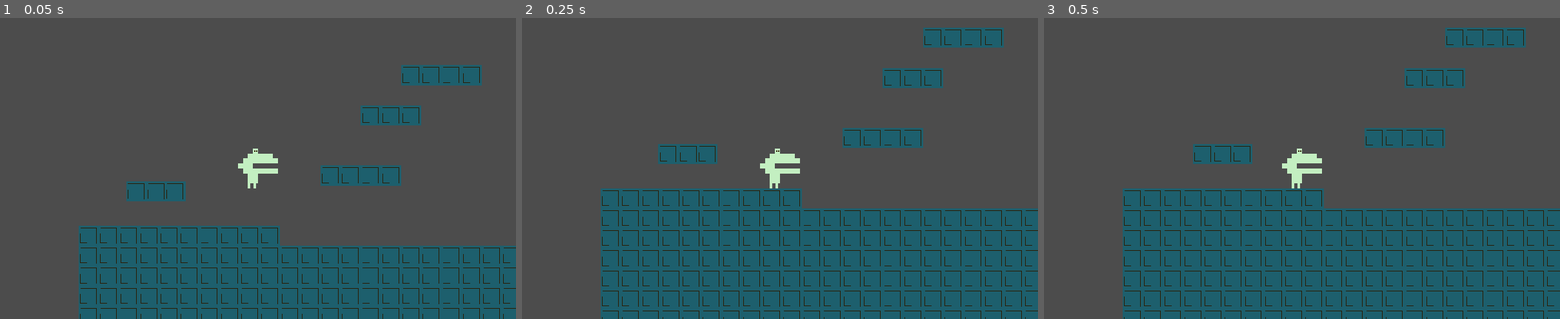
Above: before the commit, frames 1-3 (left to right).
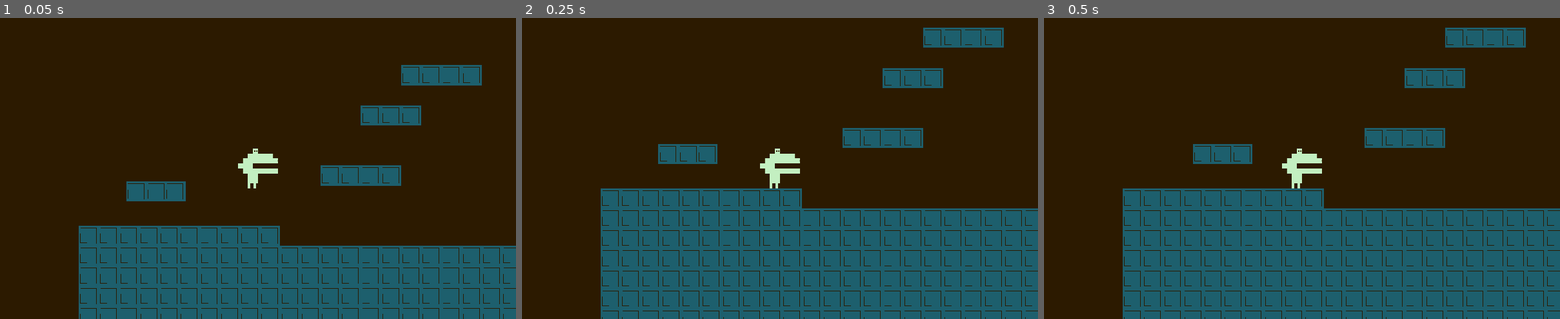
Above: after the commit, the same moments.

Repository: A-Sandwich/Godot-Wild-Jam-42-Ancient
Game: Godot game, scene res://Levels/Level1.tscn
Same seed, same stepped clock (60 frames per second), same inputs: the game is played once before the commit and once after it.
Inputs:
- Up to frame 1 (0.05 s): no input
- Up to frame 2 (0.25 s): no input
- Up to frame 3 (0.5 s): no input

The runs differ from the first frame. In frame 1, 73% of the frame differs, in the area x 0-100%, y 0-100%; in frame 2, 62%; in frame 3, 62%.

Commit message:
ceiling bounce

Diff:
--- a/Ancient/Characters/Player.gd
+++ b/Ancient/Characters/Player.gd
@@ -18,6 +18,7 @@
 	fall_detection()
 	apply_jump()
 	apply_gravity(delta)
+	var current_location = global_position
 	velocity = move_and_slide(velocity, Vector2.UP)
 
 func fall_detection():
@@ -49,6 +50,11 @@
 	$JumpTimeout.start()
 
 func apply_jump():
+	if is_on_ceiling():
+		$JumpTimeout.stop()
+		$JumpStepDown.stop()
+		jumpforce = 0
+		return
 	if $JumpTimeout.time_left > 0 and $JumpTimeout.time_left > 0.15:
 		jumpforce = jump_max
 	elif not Input.is_action_pressed("move_up") and jumpforce != 0 and $JumpStepDown.time_left == 0:
--- a/Ancient/Characters/Player.tscn
+++ b/Ancient/Characters/Player.tscn
@@ -1,17 +1,42 @@
-[gd_scene load_steps=4 format=2]
+[gd_scene load_steps=9 format=2]
 
 [ext_resource path="res://Assets/Sprites/player.png" type="Texture" id=1]
 [ext_resource path="res://Characters/Player.gd" type="Script" id=2]
+[ext_resource path="res://Assets/Sprites/player-sheet.png" type="Texture" id=3]
 
 [sub_resource type="CapsuleShape2D" id=1]
 radius = 139.0
 height = 32.0
+
+[sub_resource type="AtlasTexture" id=2]
+flags = 4
+atlas = ExtResource( 3 )
+region = Rect2( 0, 0, 320, 320 )
+
+[sub_resource type="AtlasTexture" id=3]
+flags = 4
+atlas = ExtResource( 3 )
+region = Rect2( 320, 0, 320, 320 )
+
+[sub_resource type="AtlasTexture" id=4]
+flags = 4
+atlas = ExtResource( 3 )
+region = Rect2( 640, 0, 320, 320 )
+
+[sub_resource type="SpriteFrames" id=5]
+animations = [ {
+"frames": [ SubResource( 2 ), SubResource( 3 ), SubResource( 4 ) ],
+"loop": true,
+"name": "default",
+"speed": 5.0
+} ]
 
 [node name="Player" type="KinematicBody2D"]
 scale = Vector2( 0.25, 0.25 )
 script = ExtResource( 2 )
 
 [node name="Sprite" type="Sprite" parent="."]
+visible = false
 texture = ExtResource( 1 )
 
 [node name="CollisionShape2D" type="CollisionShape2D" parent="."]
@@ -30,6 +55,9 @@
 [node name="JumpAffordance" type="Timer" parent="."]
 wait_time = 0.15
 
+[node name="AnimatedSprite" type="AnimatedSprite" parent="."]
+frames = SubResource( 5 )
+
 [connection signal="timeout" from="JumpTimeout" to="." method="_on_JumpTimeout_timeout"]
 [connection signal="timeout" from="JumpStepDown" to="." method="_on_JumpStepDown_timeout"]
 [connection signal="timeout" from="JumpAffordance" to="." method="_on_JumpAffordance_timeout"]
--- a/Ancient/project.godot
+++ b/Ancient/project.godot
@@ -57,4 +57,5 @@
 
 [rendering]
 
+environment/default_clear_color=Color( 0.176471, 0.105882, 0, 1 )
 environment/default_environment="res://default_env.tres"
Binary file added: Ancient/Assets/Sprites/player-sheet.png
Not shown, added: Ancient/Assets/Sprites/player-sheet.png.import
Binary file changed: Ancient/Assets/Sprites/player.aseprite
